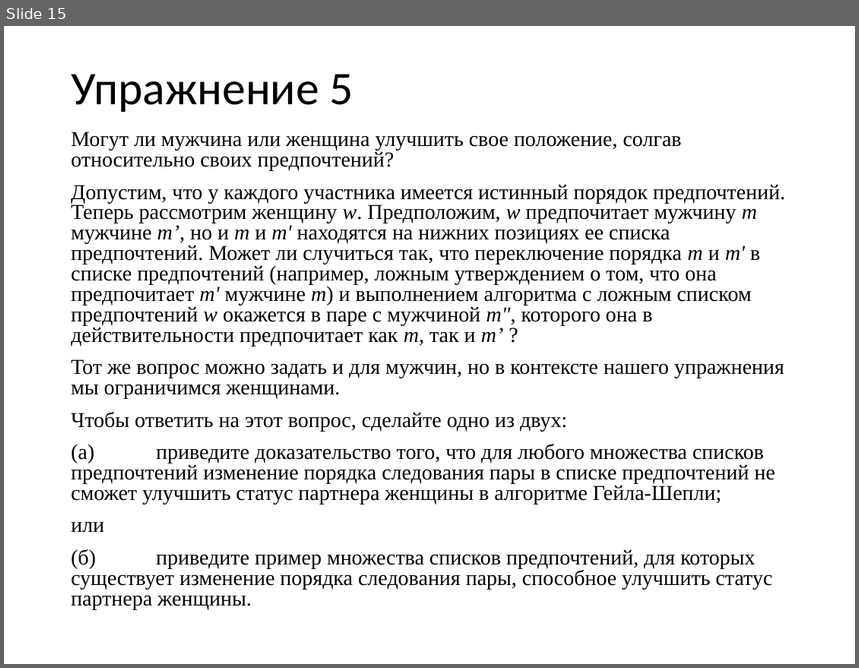
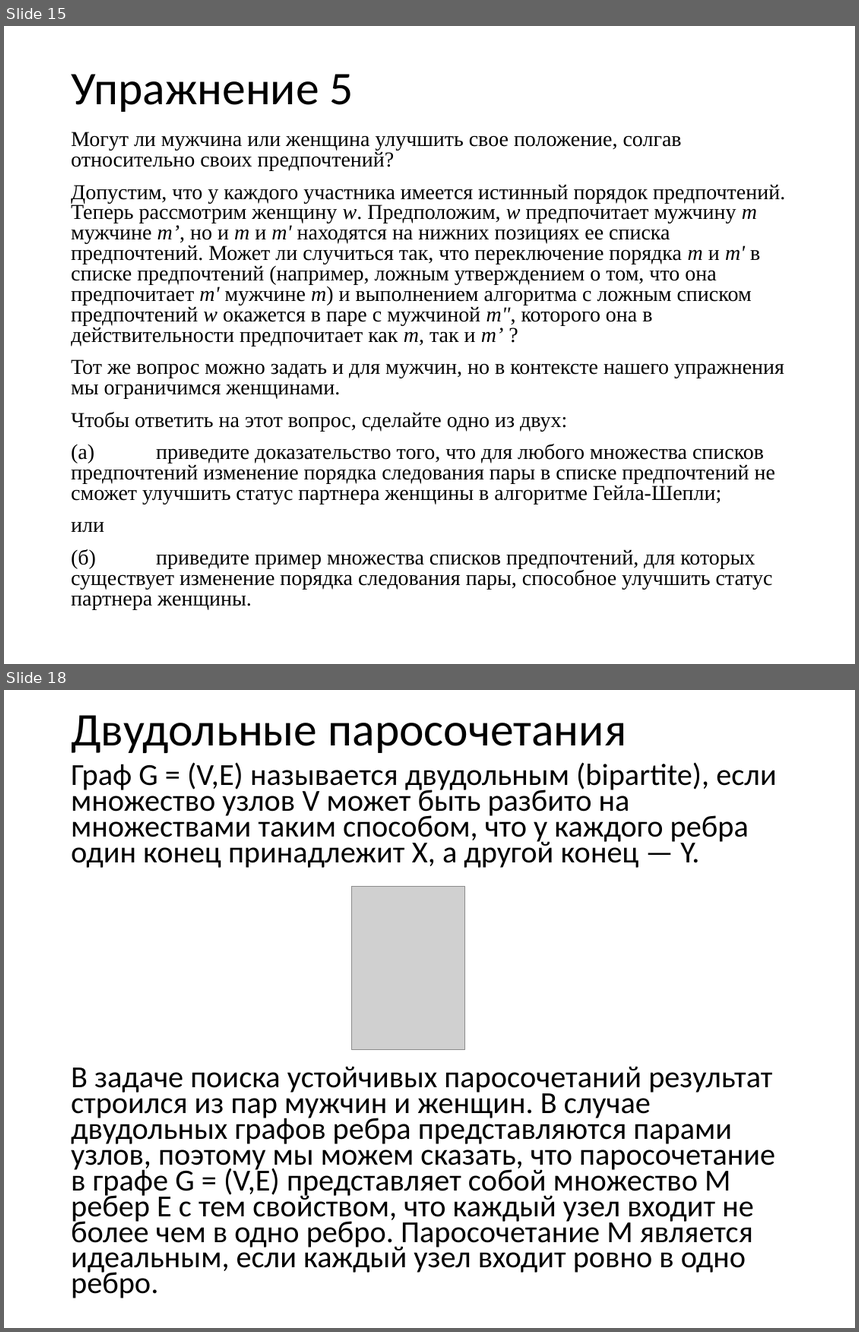
Before and after one commit to sudakov/algo-lab, a slide deck: practice.pptx. Shown one above the other, each under a label of ours: slide 15 before the commit, slides 15 and 18 after it; the slides between them are not shown. The pictures are 859x668 and 859x1332 pixels, drawn with LibreOffice and Linux fonts; fonts in the diff are those of the drawing; grey boxes stand for pictures. Boxes give left, top, right and bottom in pixels: in the first picture for what was removed or moved away, otherwise in the second. Text is boxed around its words. In the diff, an @@ line names an element or a change of style, - is before the commit and + after.

```diff
--- a/practice.pptx
+++ b/practice.pptx
@@ slide 18 added at (4, 690, 855, 1328), background #FFFFFF @@
@@ title added at (71, 715, 626, 753), 39.6 pt, text #000000 @@
+Двудольные паросочетания
@@ text added at (71, 762, 776, 1299), 25.9 pt, text #000000 @@
+Граф G = (V,E) называется двудольным (bipartite), если множество узлов V может быть разбито на множествами таким способом, что у каждого ребра один конец принадлежит X, а другой конец — Y.
+В задаче поиска устойчивых паросочетаний результат строился из пар мужчин и женщин. В случае двудольных графов ребра представляются парами узлов, поэтому мы можем сказать, что паросочетание в графе G = (V,E) представляет собой множество M ребер Е с тем свойством, что каждый узел входит не более чем в одно ребро. Паросочетание М является идеальным, если каждый узел входит ровно в одно ребро.
@@ picture added at (351, 887, 465, 1050) @@
```
Also in this commit, not shown: 1 slide changed, 14 other slides added, 1 other file.
